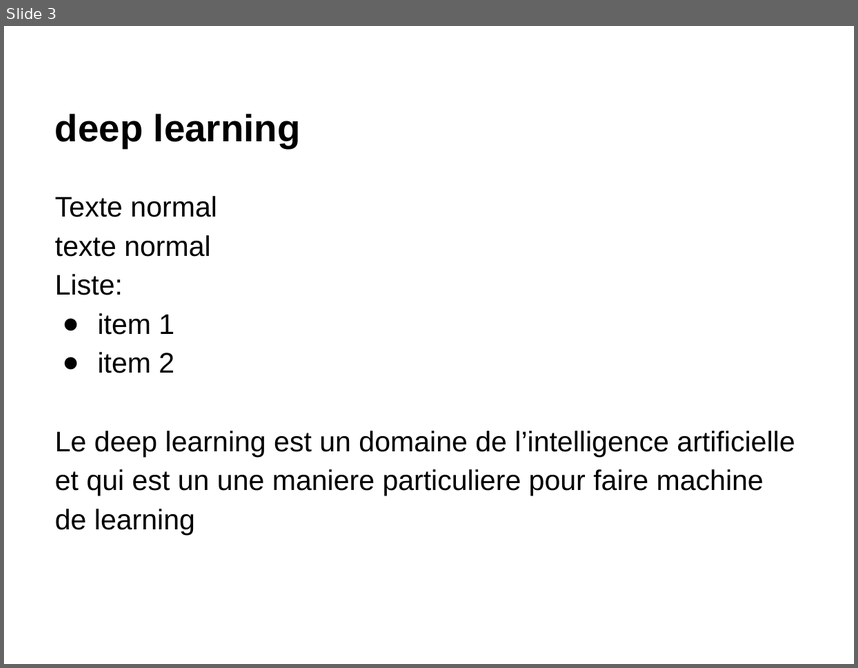
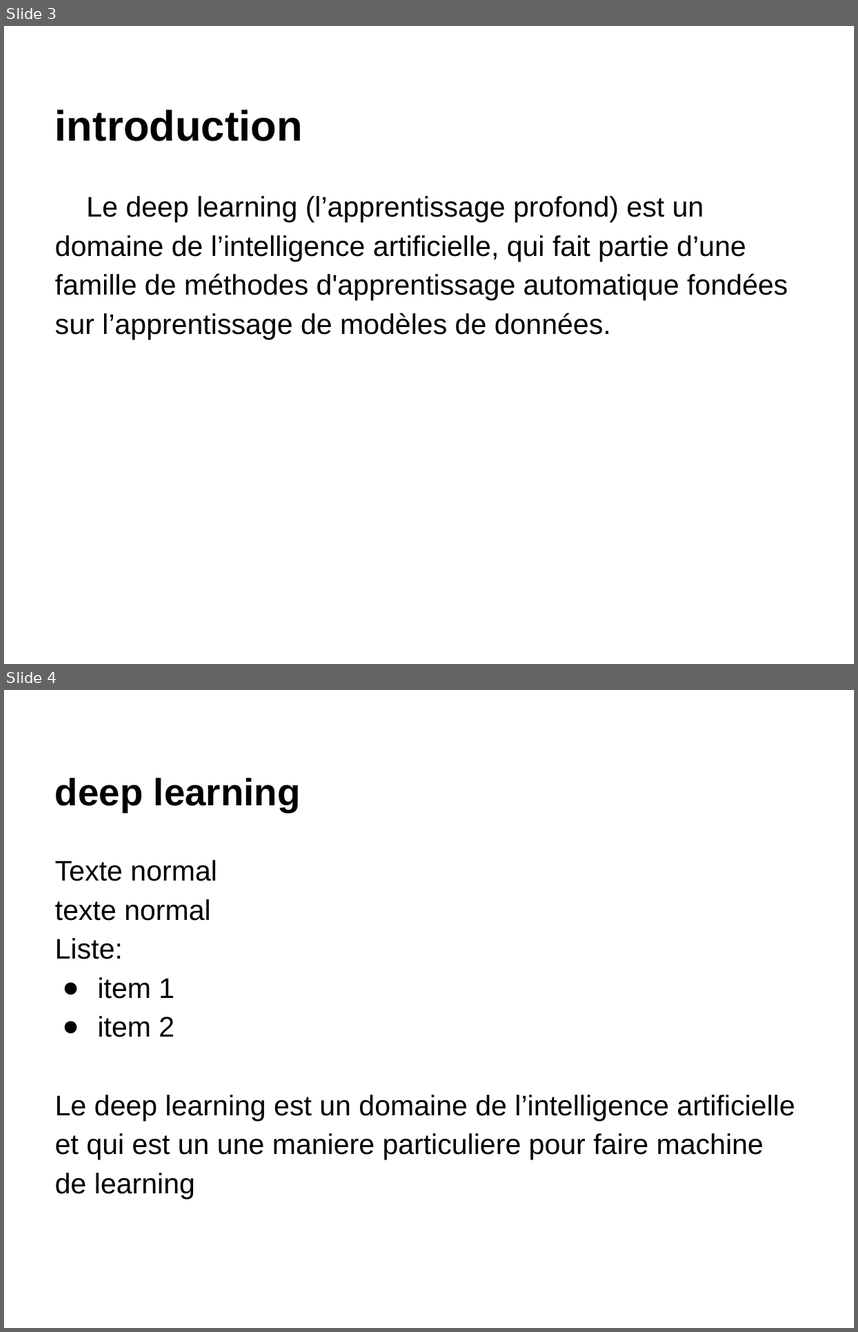
Before and after one commit to chihebguelmami2017/GL_DL, a slide deck: PresentationTemplatef.odp. Shown one above the other, each under a label of ours: slide 3 before the commit, slides 3 and 4 after it. The pictures are 858x668 and 858x1332 pixels, drawn with LibreOffice and Linux fonts; fonts in the diff are those of the drawing. Boxes give left, top, right and bottom in pixels: in the first picture for what was removed or moved away, otherwise in the second. Text is boxed around its words. In the diff, an @@ line names an element or a change of style, - is before the commit and + after.

```diff
--- a/PresentationTemplatef.odp
+++ b/PresentationTemplatef.odp
@@ slide 3 added at box(4, 26, 854, 664), background #FFFFFF @@
@@ title added at box(55, 109, 303, 141), 36 pt, text #000000, bold @@
+introduction
@@ text added at box(55, 196, 788, 339), 24 pt, text #000000 @@
+Le deep learning (l’apprentissage profond) est un domaine de l’intelligence artificielle, qui fait partie d’une famille de méthodes d'apprentissage automatique fondées sur l’apprentissage de modèles de données.
@@ what was slide 3 is now slide 4 @@
```
Also in this commit, not shown: 4 slides changed, 2 other slides added, 1 slide removed.
